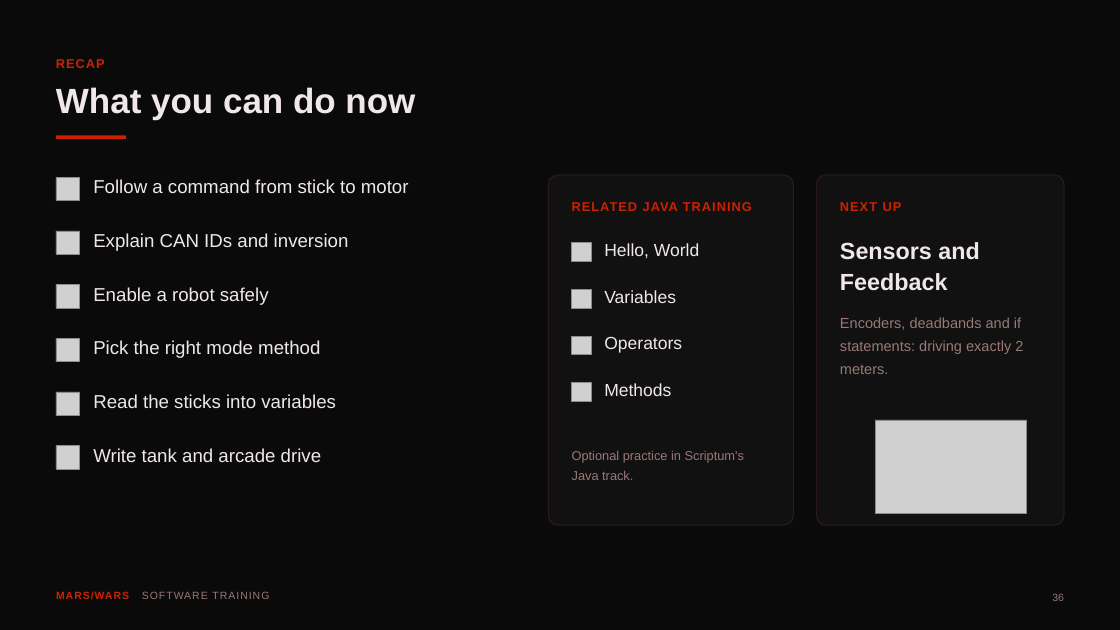
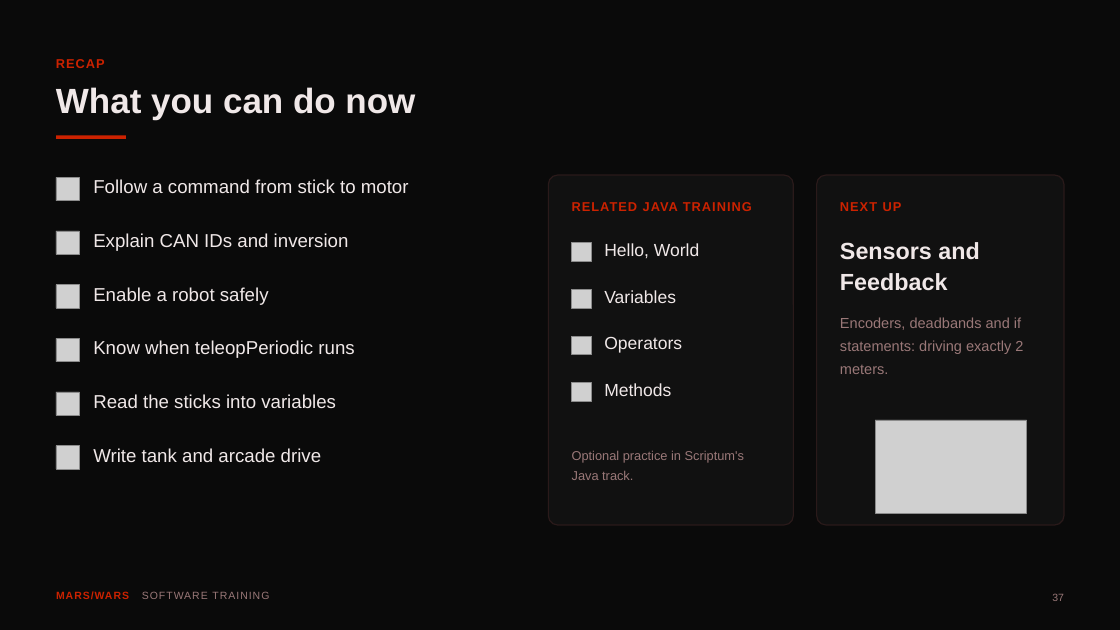
Before and after one commit to FRC-Team-4143/scriptum-lessons, a slide deck: slide 37 of deck1-motors-drivetrains.pptx (slide 36 before the commit). Drawn at 1120x630 pixels with LibreOffice and Linux fonts; fonts in the diff are those of the drawing; grey boxes stand for pictures. Boxes give left, top, right and bottom in pixels: in the first picture for what was removed or moved away, otherwise in the second. Text is boxed around its words. In the diff, an @@ line names an element or a change of style, - is before the commit and + after.

```diff
--- a/deck1-motors-drivetrains.pptx
+++ b/deck1-motors-drivetrains.pptx
@@ text at (x1=93, y1=340, x2=354, y2=358): text changed @@
-Pick the right mode method
+Know when teleopPeriodic runs
@@ text at (x1=1052, y1=594, x2=1064, y2=601): text changed @@
-36
+37
```
Also in this commit, not shown: 27 other slides changed, 1 slide added.
